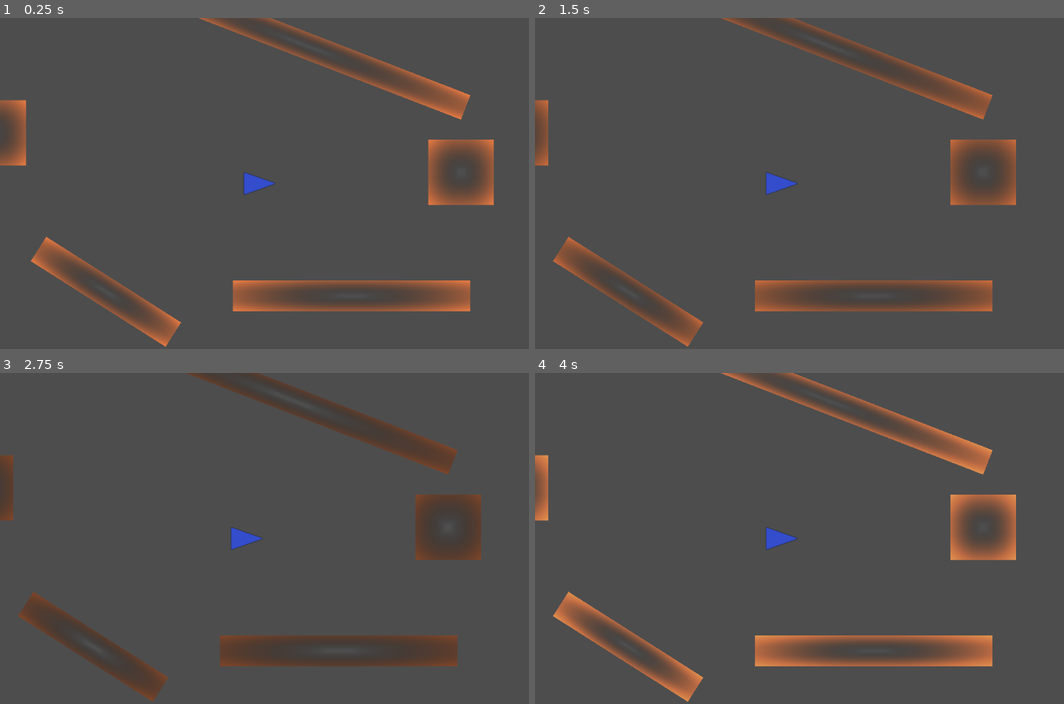
Above: before the commit, frames 1-4 (two rows, left to right).
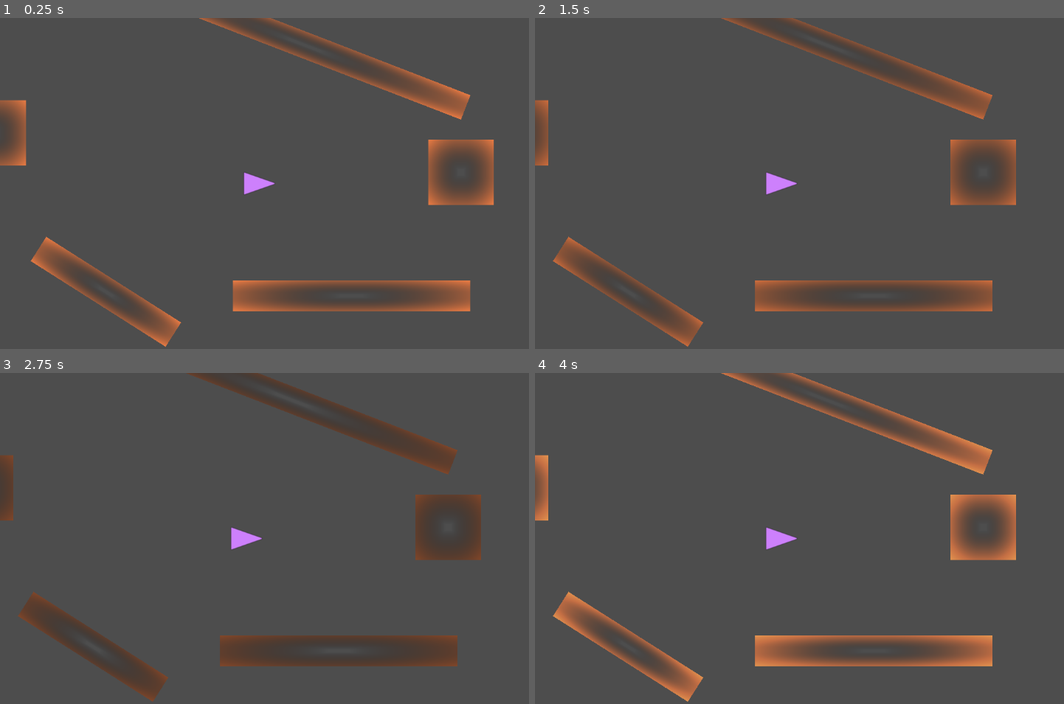
Above: after the commit, the same moments.

Repository: ianstranathan/shoo-tay-shoo-tay
Game: Godot game, scene res://main.tscn
The game is run twice, just before and just after one commit, with the same random seed, the same clock (stepped at 60 frames per second) and the same inputs. The engine's default icon, where the game draws it, is replaced by a stand-in: a white triangle on a blue panel in a dark square.
Inputs:
- Up to frame 1 (0.25 s): no input
- Up to frame 2 (1.5 s): no input
- Up to frame 3 (2.75 s): no input
- Up to frame 4 (4 s): no input

The runs differ from the first frame. In frame 1, 0.2% of the frame differs, in the area x 46-53%, y 46-54%; in frame 2, 0.2%; in frame 3, 0.2%; in frame 4, 0.2%.

Commit message:
camera shake design and sundry

Diff:
--- a/camera/cam.gd
+++ b/camera/cam.gd
@@ -2,10 +2,33 @@
 
 @export var target: Player
 
+@onready var _target_pos: Vector2 = target.global_position
+
+var shootay_easing_fn = null
 
 func _ready() -> void:
 	assert( target )
+	GlobalSignals.shake_camera.connect( shake )
+
+	$ShootShakeTimer.timeout.connect(func(): shootay_easing_fn =null)
+
+func _physics_process(delta: float) -> void:
+	_target_pos = target.global_position
+	if !$ShootShakeTimer.is_stopped():
+		var t = Utils.normalized_timer($ShootShakeTimer)
+		_target_pos += shootay_easing_fn.call(t)
+
+	global_position = global_position.move_toward(_target_pos + target.look_ahead_position(), 5.)
 
 
-func _physics_process(delta: float) -> void:
-	global_position = global_position.move_toward(target.global_position + target.look_ahead_position(), 5.)
+func shake(data: Dictionary):
+	match data.type:
+		"Shootay":
+			shootay_easing_fn = func(t): return data.amount * inverted_parabola(t) * data.dir.normalized()
+			$ShootShakeTimer.start()
+
+
+# -- this is just something extemporaneously cooked up, can be whatever
+func inverted_parabola(t: float):
+	assert(t <= 1 and t >= 0)
+	return -(3. * t - 1.)*(3. * t - 1.) + 1.
--- a/main.tscn
+++ b/main.tscn
@@ -35,3 +35,7 @@
 [node name="Camera2D" type="Camera2D" parent="." node_paths=PackedStringArray("target")]
 script = ExtResource("4_1bvp3")
 target = NodePath("../Player")
+
+[node name="ShootShakeTimer" type="Timer" parent="Camera2D"]
+wait_time = 0.2
+one_shot = true
--- a/player/player.gdshader
+++ b/player/player.gdshader
@@ -15,8 +15,8 @@
 }
 const float tri_height = 0.9;
 uniform float t: hint_range(0.0, 1.0, 0.05);
-
-uniform float is_flashing = 0.0;
+uniform vec4 reg_col: source_color;
+//uniform float is_flashing = 0.0;
 
 mat2 rot(float angle){
 	return mat2( vec2(cos(angle), -sin(angle)), vec2(sin(angle), cos(angle)));
@@ -27,12 +27,13 @@
 	float _sdf = sdTriangleIsosceles( uv + vec2(0., 0.6 * tri_height), vec2(0.35 * tri_height, tri_height));
 
 	// -------------- regular col
-	float flashing_switch =  step(0.1, is_flashing);
-	float shape_mask = (1. - smoothstep(0., 0.05, _sdf));
-	vec4 reg_col = shape_mask * ( (vec4(0.2, 0.3, 0.8, 1.) * (1. - flashing_switch) +
-								  (vec4(1., 0., 0., 1.) * flashing_switch) ));
-
-	reg_col += flashing_switch * vec4(1., 0., 0, 0.) * sin( 30. * TIME);
+	//float flashing_switch =  step(0.1, is_flashing);
+	//float shape_mask = (1. - smoothstep(0., 0.05, _sdf));
+	//vec4 reg_col = shape_mask * ( (vec4(0.2, 0.3, 0.8, 1.) * (1. - flashing_switch) +
+								  //(vec4(1., 0., 0., 1.) * flashing_switch) ));
+//
+	//reg_col += flashing_switch * vec4(1., 0., 0, 0.) * sin( 30. * TIME);
+	vec4 masked_col = reg_col * (1. - smoothstep(0., 0.05, _sdf));
 	// -------------- glow
 	float dist = 1. / clamp(_sdf, 0.001, 1.);//mask = smoothstep(0.01, 0.04, mask);
 	float charging_alpha = pow((1. - _sdf), 4.0);
@@ -41,7 +42,7 @@
 	vec3 charging_col = dist * vec3(1.0, 0.5, 0.25);
 	charging_col = 1.0 - exp( -charging_col );
 
-	vec4 col = mix(reg_col, vec4(charging_col, charging_alpha), t);
+	vec4 col = mix(masked_col, vec4(charging_col, charging_alpha), t);
 	COLOR = col;
 }
 
--- a/player/player.tscn
+++ b/player/player.tscn
@@ -8,7 +8,7 @@
 [sub_resource type="ShaderMaterial" id="ShaderMaterial_yw30f"]
 shader = ExtResource("1_g1dw6")
 shader_parameter/t = 0.0
-shader_parameter/is_flashing = 0.0
+shader_parameter/reg_col = Color(0.802958, 0.500605, 0.986108, 1)
 
 [sub_resource type="ShaderMaterial" id="ShaderMaterial_qjkh3"]
 shader = ExtResource("4_yw30f")
--- a/project.godot
+++ b/project.godot
@@ -18,6 +18,8 @@
 [autoload]
 
 ShootayGlobals="*res://singletons/shootay_globals.gd"
+Utils="*res://singletons/utils.gd"
+GlobalSignals="*res://singletons/global_signals.gd"
 
 [global_group]
 
--- a/shootay/shootay.gd
+++ b/shootay/shootay.gd
@@ -23,6 +23,7 @@
 		queue_free()
 
 	if ray.is_colliding():
+		stretch_squash( false )
 		vel = vel.bounce(ray.get_collision_normal())
 		rotation_from_velocity_vector( vel )
 
@@ -38,6 +39,19 @@
 	set_shootay_collision_layer()
 	vel = dir.normalized() * SHOOTING_SPEED
 	rotation_from_velocity_vector( dir )
+	stretch_squash( true )
+	GlobalSignals.emit_signal("shake_camera", {"type": "Shootay", "amount": 20, "dir": dir})
+
+
+func stretch_squash(stretch: bool) -> void:
+	var tween = create_tween()
+	if stretch:
+		Utils.shader_float_tween(tween, $Sprite2D, "_st_sq", 3.0, 1.0, 0.5, Tween.EASE_OUT, Tween.TRANS_BACK)
+	else:
+		Utils.shader_float_tween(tween, $Sprite2D, "_st_sq", 3.0, 1.0, 0.12, Tween.EASE_IN, Tween.TRANS_EXPO)
+		#tween.tween_callback( func():
+			#var _tween = create_tween()
+			#Utils.shader_float_tween(_tween, $Sprite2D, "_st_sq", 4.0, 1.0, 0.1, Tween.EASE_OUT, Tween.TRANS_EXPO))
 
 
 func rotation_from_velocity_vector(dir: Vector2):
--- a/shootay/shootay.gdshader
+++ b/shootay/shootay.gdshader
@@ -5,14 +5,26 @@
 uniform float noise_seed;
 uniform vec4 src_col : source_color;
 
+uniform float _st_sq: hint_range(0.0, 3.0, 0.1) = 1.;
 float grey_scale(vec3 _col){
 	return (_col.x + _col.y + _col.z) / 3.0;
 }
+
+//mat2 rot(float angle)
+//{
+	//return mat2(vec2(cos(angle), -sin(angle)),
+				//vec2(sin(angle), cos(angle)));
+//}
+mat2 x_basis_dist(float k)
+{
+	return mat2(vec2(k, 0.), vec2(0., 1. / k));
+}
 void fragment(){
-	vec4 n_sample_1 = texture(noiseTexture, 0.3 * UV + 0.8 * vec2(0., (TIME + noise_seed)));
-	vec4 n_sample_2 = texture(noiseTexture, 0.4 * UV + 0.6 * vec2(0., -1.2 * (TIME + noise_seed)));
+	vec2 uv = x_basis_dist(_st_sq) * (UV - vec2(0.5)) + vec2(0.5);
+	vec4 n_sample_1 = texture(noiseTexture, 0.3 * uv + 0.8 * vec2(0., (TIME + noise_seed)));
+	vec4 n_sample_2 = texture(noiseTexture, 0.4 * uv + 0.6 * vec2(0., -1.2 * (TIME + noise_seed)));
 	float mixed_r = (n_sample_1 * n_sample_2).r;
-	vec4 sprite = texture( TEXTURE, UV +  0.1 * vec2(0, -0.05 + mixed_r + 0.05 *  sin(10. * TIME)));
+	vec4 sprite = texture( TEXTURE, uv +  0.1 * vec2(0, -0.05 + mixed_r + 0.05 *  sin(10. * TIME)));
 
 	float param = grey_scale(sprite.xyz);
 	vec3 col = mix(src_col.xyz, vec3(1.), param * param);
--- a/shootay/shootay.tscn
+++ b/shootay/shootay.tscn
@@ -20,6 +20,7 @@
 shader_parameter/instance_time_seed = 0.0
 shader_parameter/noise_seed = 0.0
 shader_parameter/src_col = Color(0.401419, 0.677749, 0.986424, 1)
+shader_parameter/_st_sq = 3.0
 
 [node name="Shootay" type="Node2D"]
 script = ExtResource("1_d4aeq")
--- /dev/null
+++ b/singletons/global_signals.gd
@@ -0,0 +1,4 @@
+extends Node
+
+# -- amount is normalized: [0, 1]
+signal shake_camera(amount: float, type: String)
--- /dev/null
+++ b/singletons/utils.gd
@@ -0,0 +1,27 @@
+extends Node
+
+
+func uniform_float_fn(v: float, s: Sprite2D, p: String):
+	s.material.set_shader_parameter(p, v);
+
+
+func shader_float_tween(tween: Tween,
+						s: Sprite2D,
+						uniform_str: String,
+						init_val: float,
+						final_val: float,
+						duration: float,
+						easing_enum: Tween.EaseType,
+						transition_enum: Tween.TransitionType):
+	tween.tween_method(uniform_float_fn.bind(s, uniform_str),
+					   init_val,
+					   final_val,
+					   duration).set_trans(transition_enum).set_ease(easing_enum)
+
+
+func normalized_timer(timer: Timer, reversed=false):
+	var t = (timer.wait_time - timer.time_left) / timer.wait_time
+	if reversed:
+		return (1. - t)
+	else:
+		return t
Not shown, added: singletons/global_signals.gd.uid
Not shown, added: singletons/utils.gd.uid
